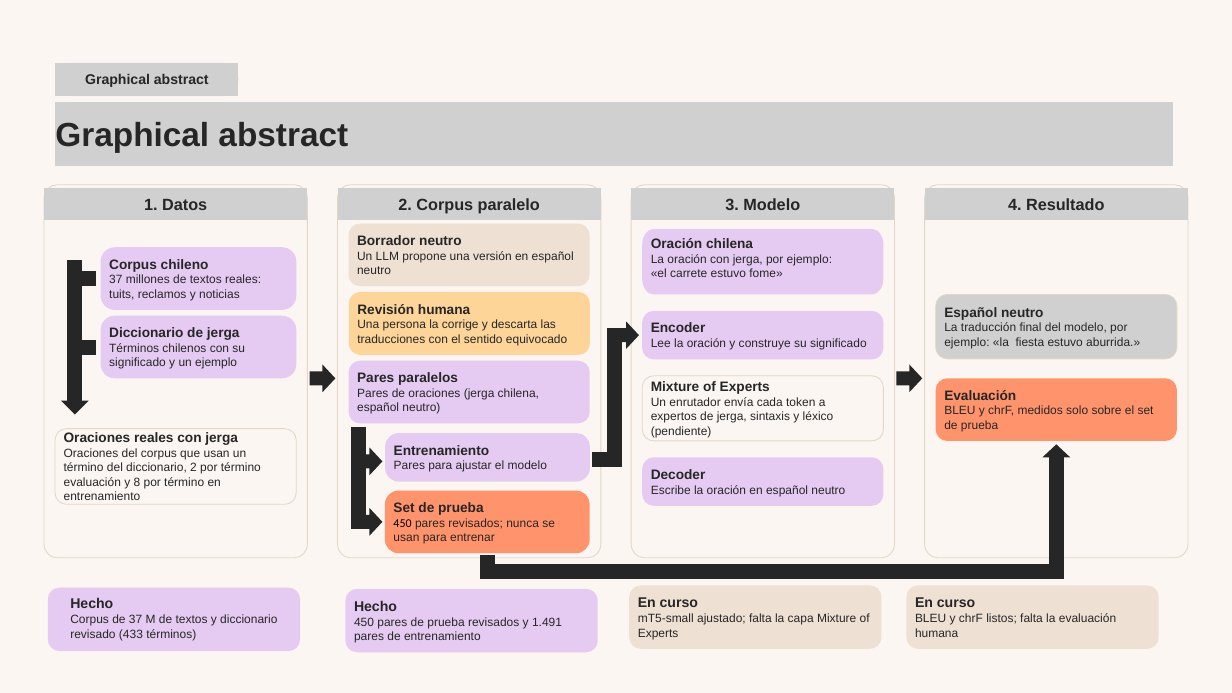
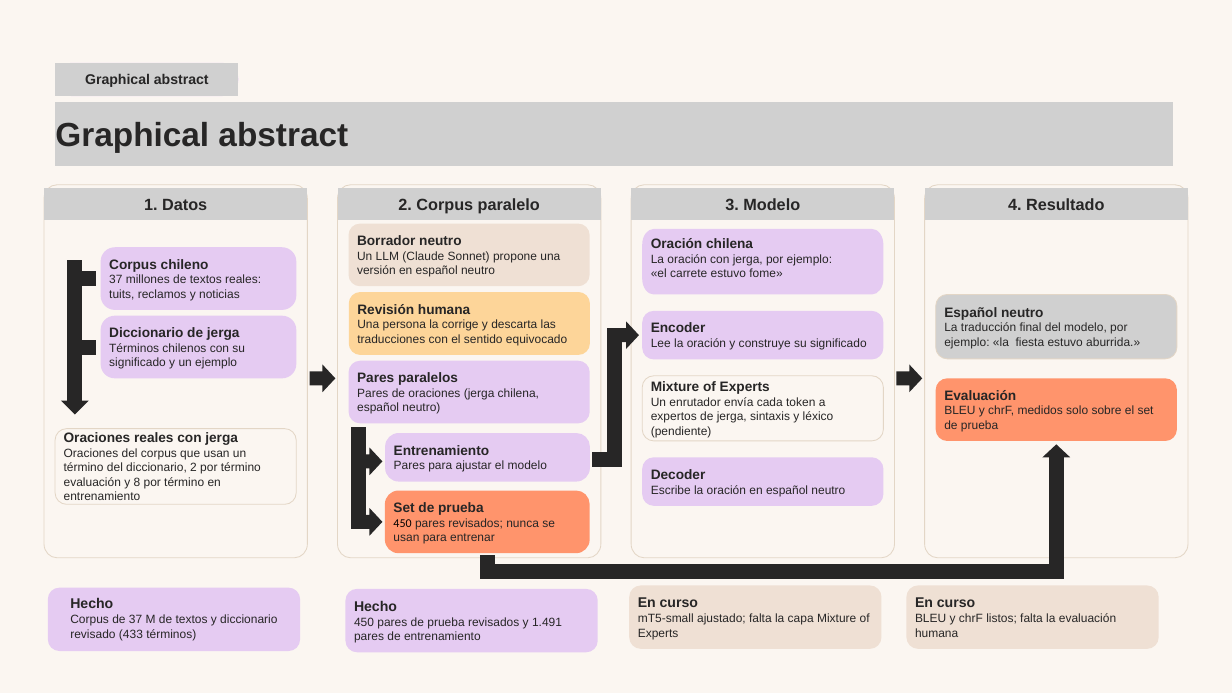
Before and after one commit to carlosiskindacool/proyecto-nlp, a slide deck: slide 3 of docs/avance_proyecto_revisado.pptx. Drawn at 1232x693 pixels with LibreOffice and Linux fonts; fonts in the diff are those of the drawing; grey boxes stand for pictures. Boxes give left, top, right and bottom in pixels: in the first picture for what was removed or moved away, otherwise in the second. Text is boxed around its words. In the diff, an @@ line names an element or a change of style, - is before the commit and + after.

```diff
--- a/docs/avance_proyecto_revisado.pptx
+++ b/docs/avance_proyecto_revisado.pptx
@@ text at box(357, 251, 560, 277): text changed @@
-Un LLM propone una versión en español neutro
+Un LLM (Claude Sonnet) propone una versión en español neutro
```
Also in this commit, not shown: 1 other slide changed, 1 other file.
